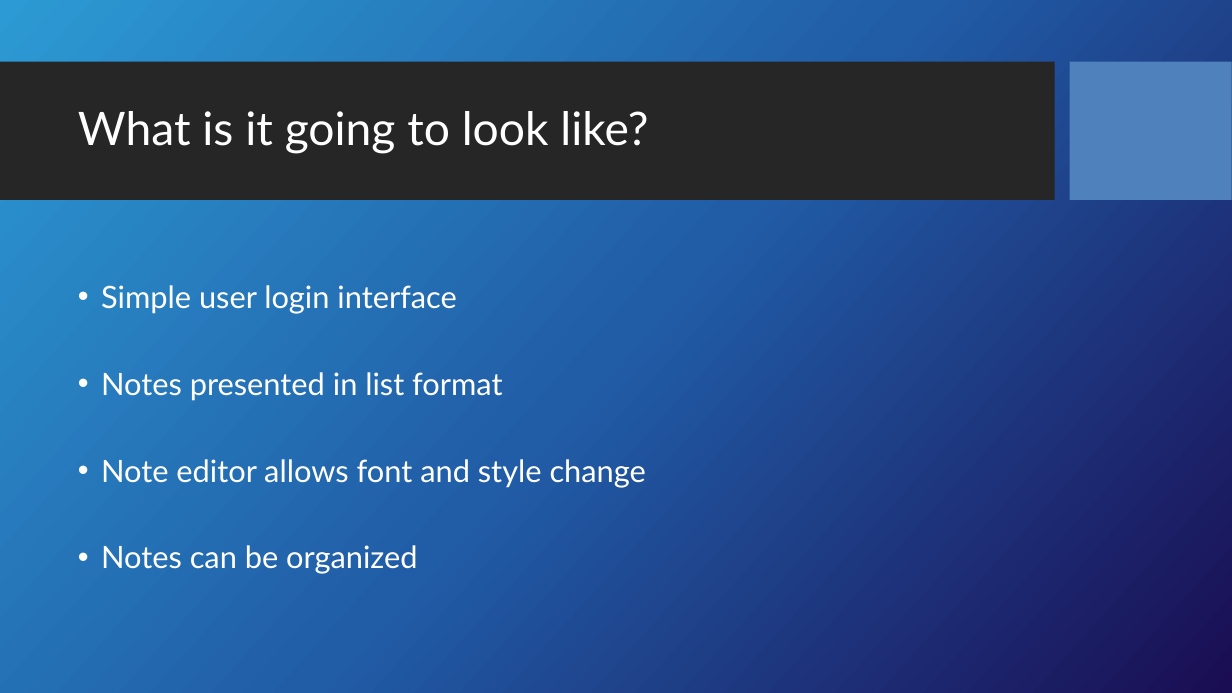
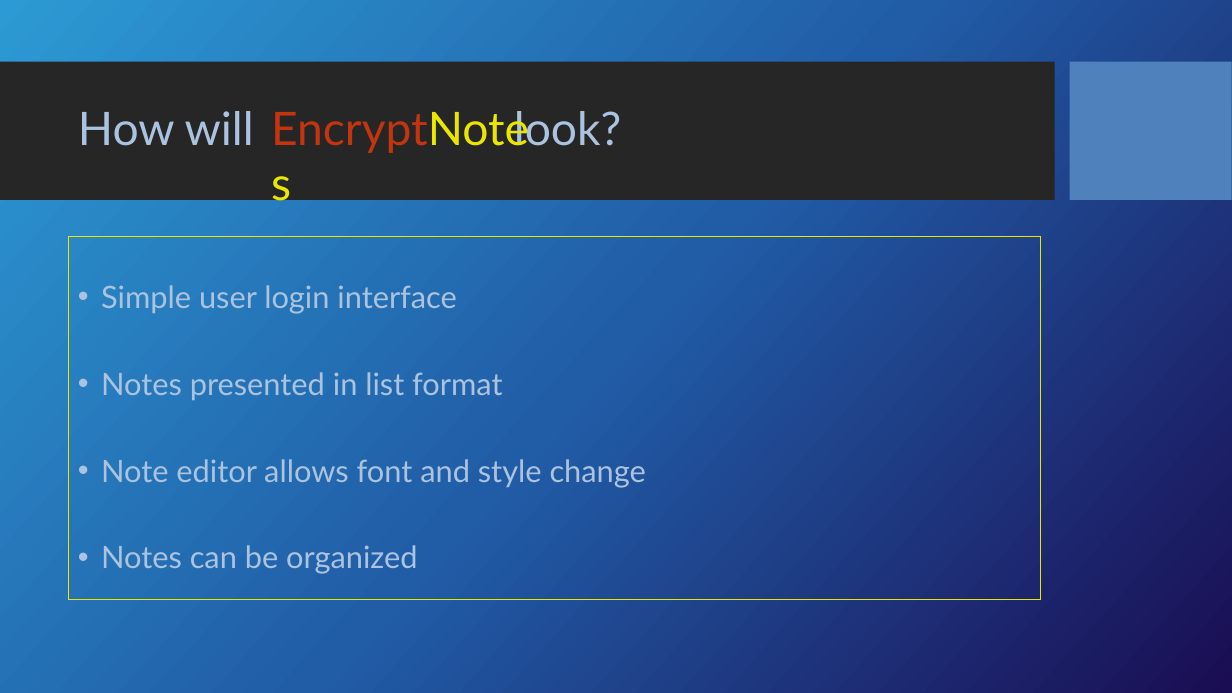
Before and after one commit to Dwaddle26/EncryptNotes, a slide deck: slide 5 of Team_2_Presentation_1.pptx. Drawn at 1232x693 pixels with LibreOffice and Linux fonts; fonts in the diff are those of the drawing; background and template pictures are left out. Boxes give left, top, right and bottom in pixels: in the first picture for what was removed or moved away, otherwise in the second. Text is boxed around its words. In the diff, an @@ line names an element or a change of style, - is before the commit and + after.

```diff
--- a/Team_2_Presentation_1.pptx
+++ b/Team_2_Presentation_1.pptx
@@ title at (78, 111, 621, 146): text changed; text colour #FFFFFF to #ABC3DF @@
-What is it going to look like?
+How will look?
@@ text added at (262, 94, 558, 160), 36 pt, text #C2350E @@
+EncryptNotes
@@ text "Simple user login interface": place and size @@
-text "Simple user login interface" at (101, 285, 646, 574)
+text "Simple user login interface" at (68, 237, 1040, 601)
@@ text "Simple user login interface" at (68, 237, 1040, 601): text colour #FFFFFF to #ABC3DF; outline none to #EBE600 0.75 pt @@
```
Also in this commit, not shown: 10 other slides changed.
